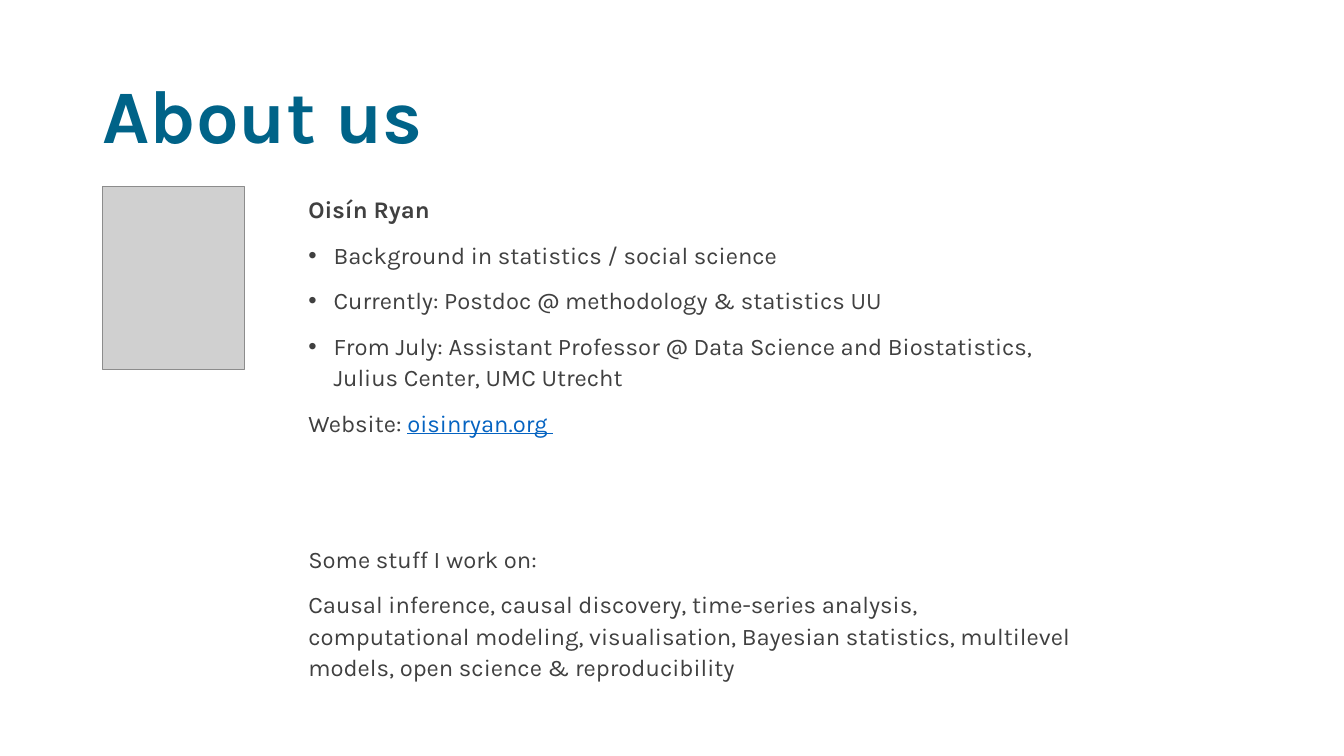
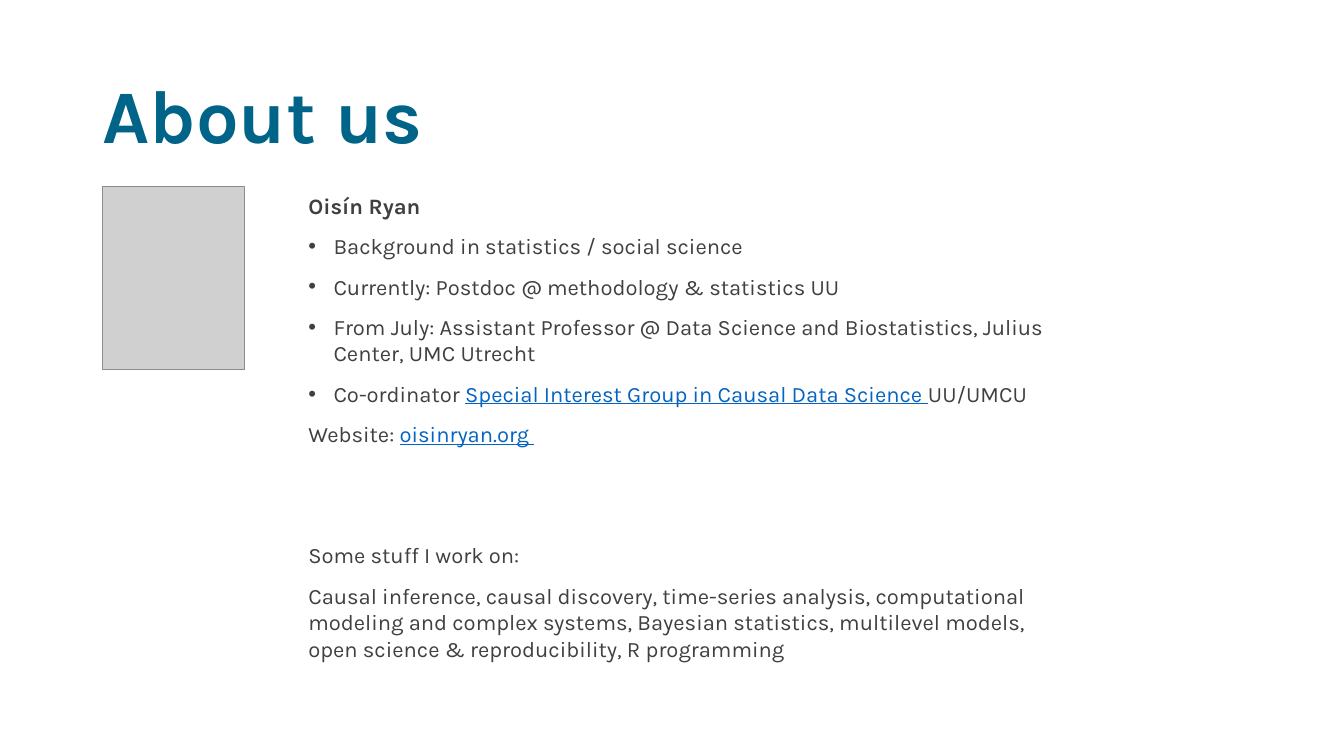
Before and after one commit to sodascience/workshop_causal_impact_assessment, a slide deck: slide 3 of lectures/01_introduction/intro_1.pptx. Drawn at 1344x756 pixels with LibreOffice and Linux fonts; fonts in the diff are those of the drawing; grey boxes stand for pictures. Boxes give left, top, right and bottom in pixels: in the first picture for what was removed or moved away, otherwise in the second. Text is boxed around its words. In the diff, an @@ line names an element or a change of style, - is before the commit and + after.

Commit message:
first draft its and causal impact lecture, small changes elsewhere

```diff
--- a/lectures/01_introduction/intro_1.pptx
+++ b/lectures/01_introduction/intro_1.pptx
@@ text at [308,197,1043,564]: size 17 to 15.7 pt in "Oisín Ryan", "Background in statistics / social science", "Currently: Postdoc @ methodology & statistics UU", "From July: Assistant Professor @ Data Science ..." and 2 more places; line spacing 1.1 to 1 @@
@@ text at [334,386,1027,408]: paragraph added @@
+• Co-ordinator Special Interest Group in Causal Data Science UU/UMCU
@@ text at [308,589,1025,663]: text changed; size 17 to 15.7 pt @@
-Causal inference, causal discovery, time-series analysis, computational modeling, visualisation, Bayesian statistics, multilevel models, open science & reproducibility
+Causal inference, causal discovery, time-series analysis, computational modeling and complex systems, Bayesian statistics, multilevel models, open science & reproducibility, R programming
```
Also in this commit, not shown: 4 other slides changed, 5 other files.
